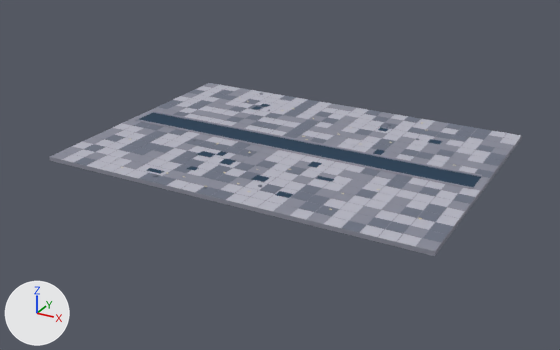
Two versions of the glTF model client/assets/archive_floor.glb, one commit apart.
Camera for both pictures: a 50 mm camera at (43.6, -82.9, 36.9) aimed at (-0.8, -2.1, -3.5). Every picture has the same lights, and +X, +Y and +Z are marked at lower left. The picture after the commit comes second. Vertices at exactly the same position are counted once.

Names of what the first picture shows: 'base'.
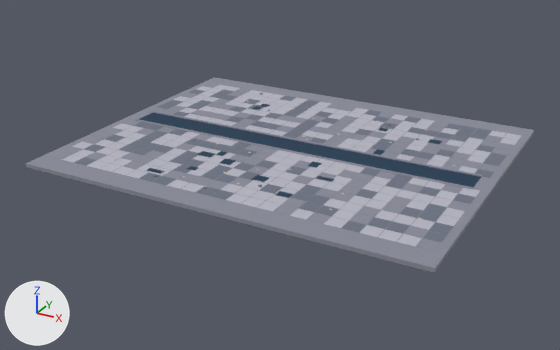
Changed parts and their boxes (x1, y1, x2, y2) in the pictures (560 x 350 px; the box of a moved part takes in the faces that stretch with it):
'base', reshaped (8% wider, 13% taller)
    before: (49, 83, 522, 256)
    after: (25, 77, 534, 273)
part 1 of me_base, moved or reshaped
    before: (49, 85, 522, 256)
    after: (25, 77, 534, 273)

Diff of the bpy script that builds the scene:
```diff
--- a/client/assets/archive_floor.glb.py
+++ b/client/assets/archive_floor.glb.py
@@ me_base @@
 # used by ob_base; location = (0.0, 0.0, -0.25)
-me_base.from_pydata(...)  # 3704 vertices, 5576 faces; spans x -25.0..25.0, y -18.0..18.0, z -0.2..0.5
+me_base.from_pydata(...)  # 3704 vertices, 5576 faces; spans x -26.0..26.0, y -21.0..21.0, z -0.2..0.5
+# me_base part 1: the loose piece of 8 vertices spanning x -25.0..25.0, y -18.0..18.0, z -0.2..0.2 is scaled about its middle by (1.04, 1.17, 1)
 me_base.materials.append(mat_auren_dark)
```
